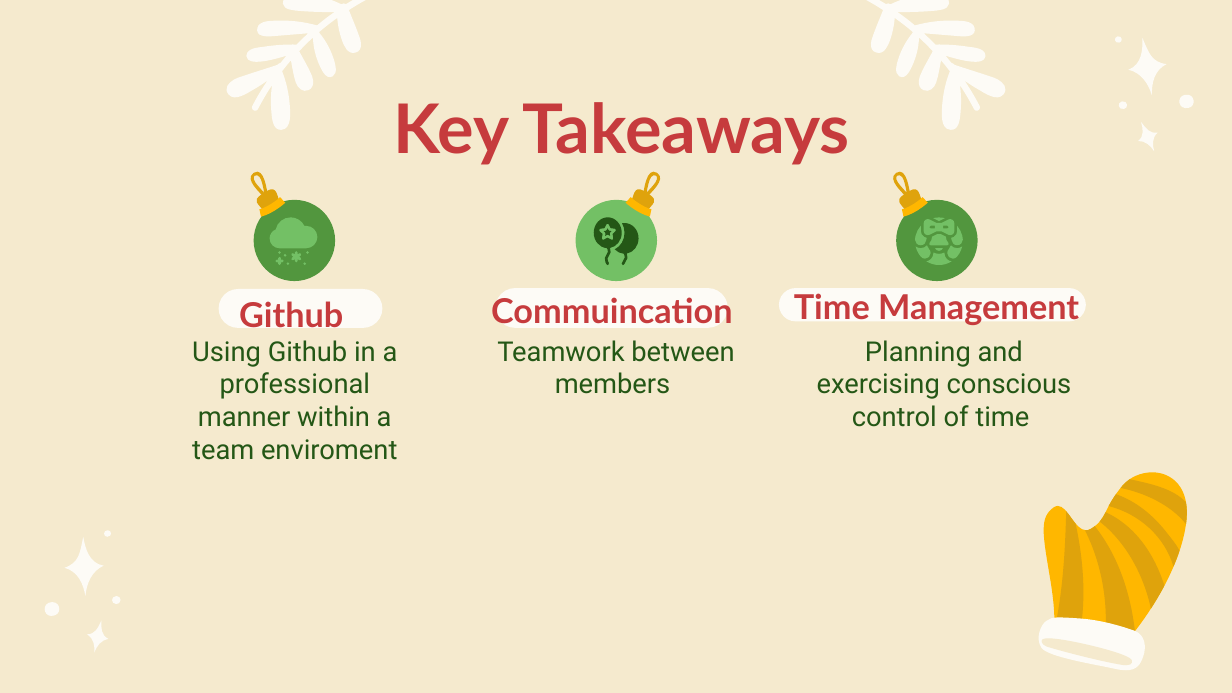
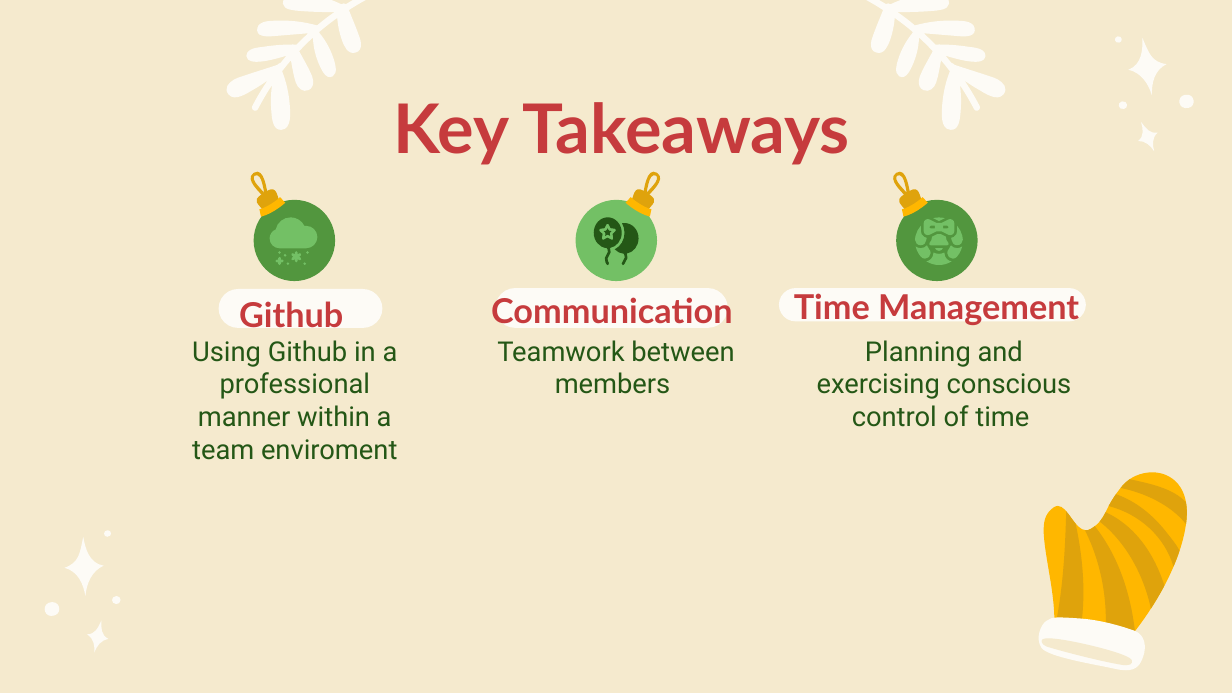
Before and after one commit to SatireSage/Admission-System, a slide deck: slide 12 of 251pres.pptx. Drawn at 1232x693 pixels with LibreOffice and Linux fonts; fonts in the diff are those of the drawing. Boxes give left, top, right and bottom in pixels: in the first picture for what was removed or moved away, otherwise in the second. Text is boxed around its words. In the diff, an @@ line names an element or a change of style, - is before the commit and + after.

```diff
--- a/251pres.pptx
+++ b/251pres.pptx
@@ subtitle at (x1=491, y1=297, x2=732, y2=324): text changed @@
-Commuincation
+Communication
```
